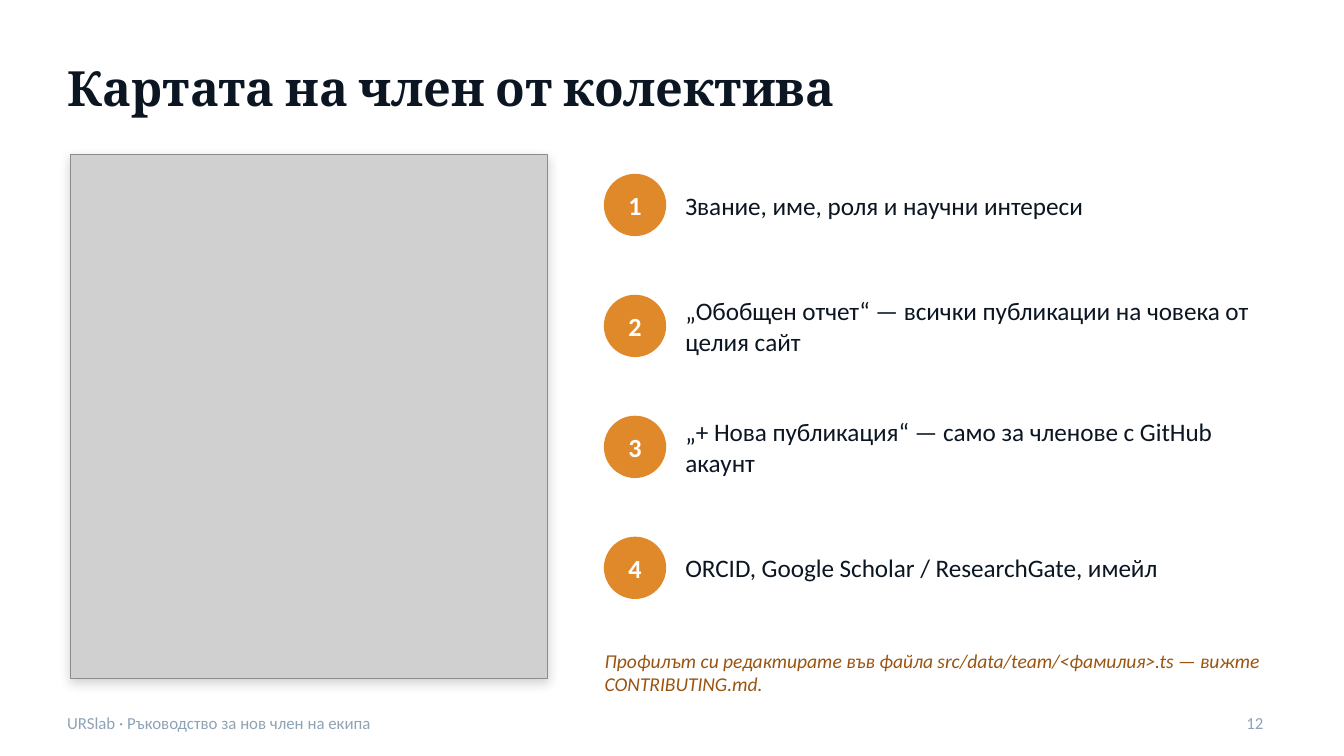
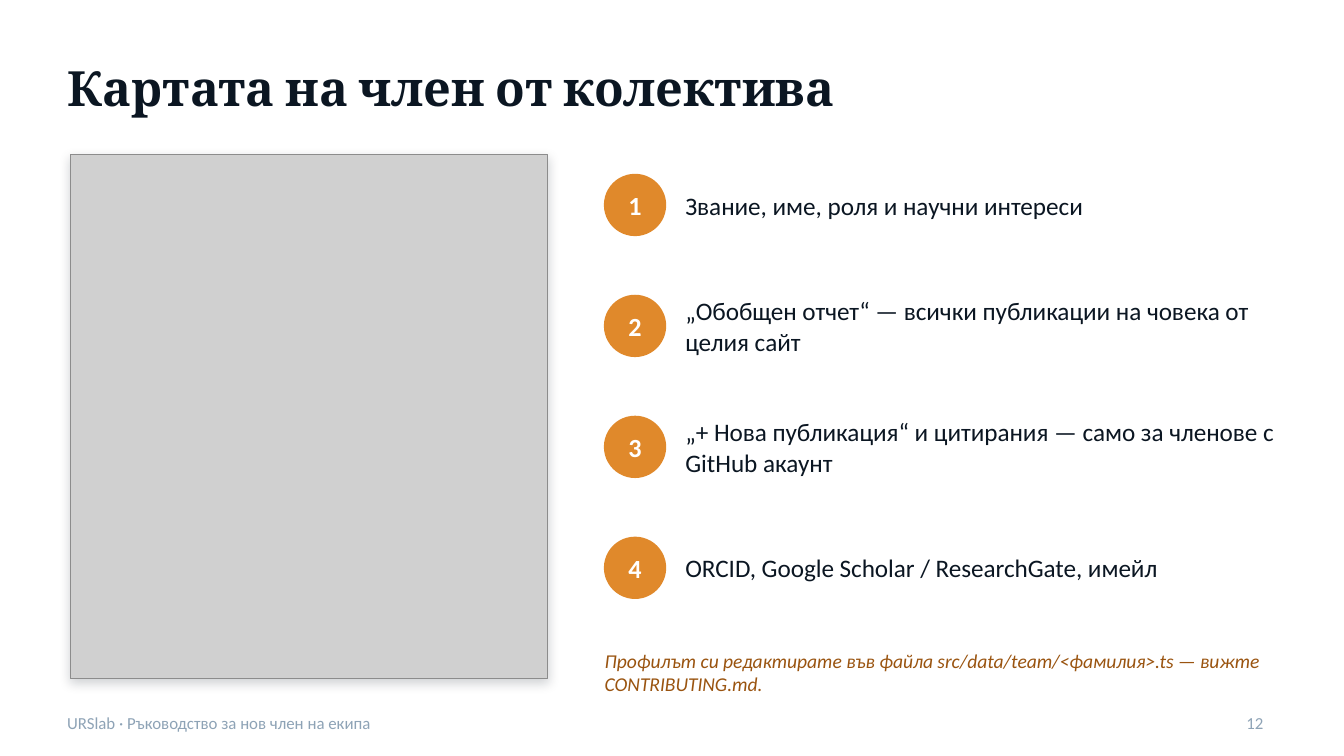
Before and after one commit to urslab-irbas/urslab-site, a slide deck: slide 12 of public/docs/URSlab-rakovodstvo.pptx. Drawn at 1344x756 pixels with LibreOffice and Linux fonts; fonts in the diff are those of the drawing; grey boxes stand for pictures. Boxes give left, top, right and bottom in pixels: in the first picture for what was removed or moved away, otherwise in the second. Text is boxed around its words. In the diff, an @@ line names an element or a change of style, - is before the commit and + after.

```diff
--- a/public/docs/URSlab-rakovodstvo.pptx
+++ b/public/docs/URSlab-rakovodstvo.pptx
@@ text at (685,423,1274,476): text changed @@
-„+ Нова публикация“ — само за членове с GitHub акаунт
+„+ Нова публикация“ и цитирания — само за членове с GitHub акаунт
```
Also in this commit, not shown: 3 other slides changed, 22 other files.
